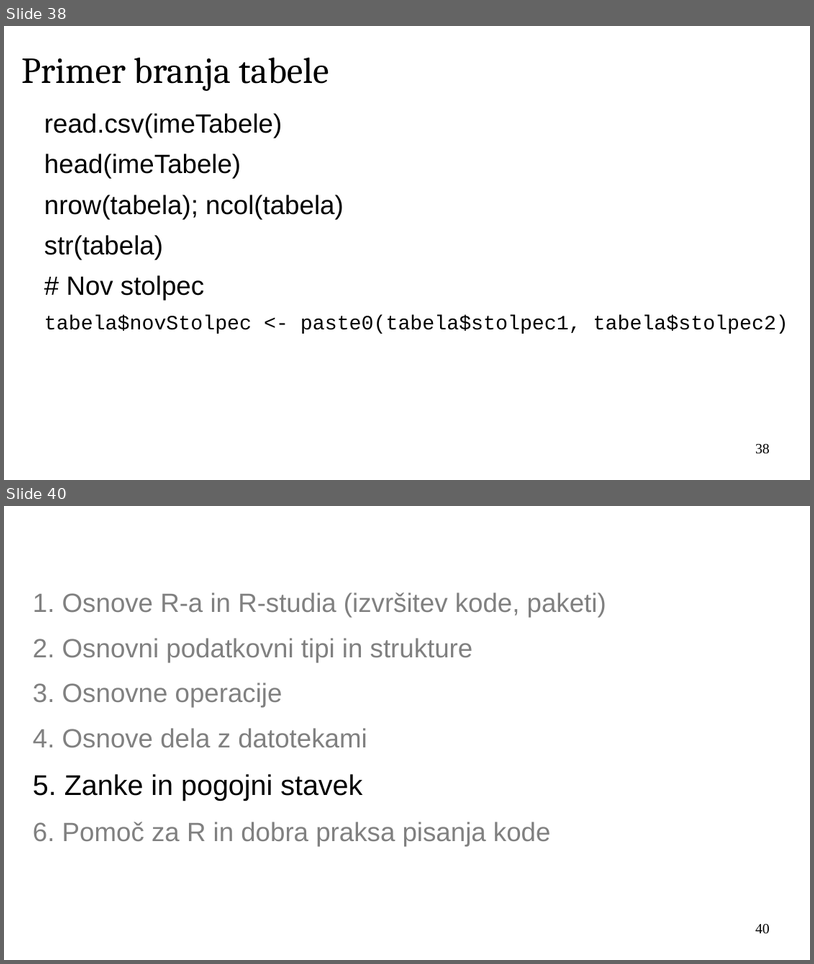
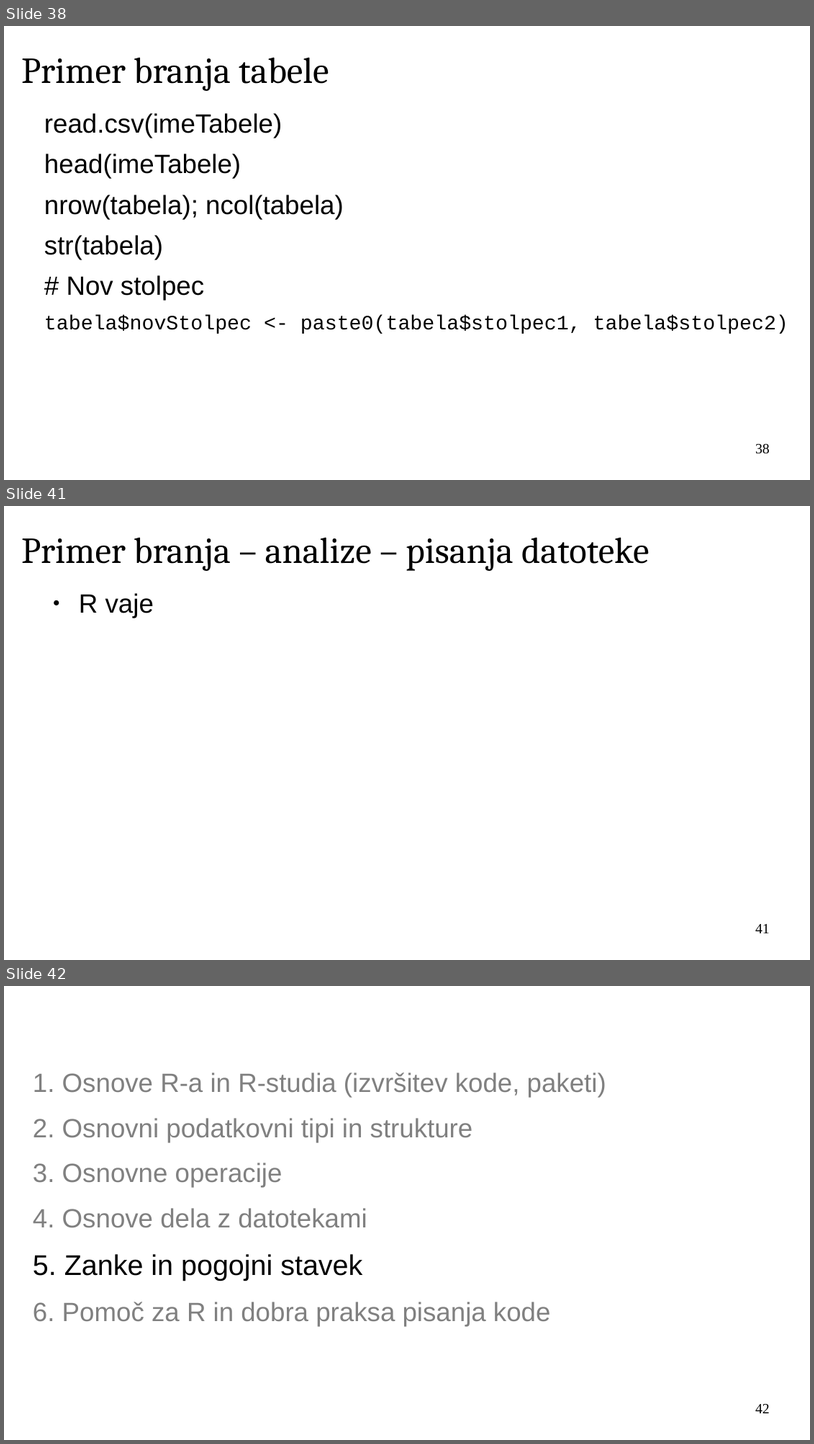
Before and after one commit to janaobsteter/R_tecaj, a slide deck: IT_Rtecaj.odp. Shown one above the other, each under a label of ours: slides 38 and 40 before the commit, slides 38, 41 and 42 after it; the slides between them are not shown. The pictures are 814x964 and 814x1444 pixels, drawn with LibreOffice and Linux fonts; fonts in the diff are those of the drawing; background and template pictures are left out. Boxes give left, top, right and bottom in pixels: in the first picture for what was removed or moved away, otherwise in the second. Text is boxed around its words. In the diff, an @@ line names an element or a change of style, - is before the commit and + after.

```diff
--- a/IT_Rtecaj.odp
+++ b/IT_Rtecaj.odp
@@ slide 41 added at [4,506,810,960], background #FFFFFF @@
@@ title added at [21,537,649,571], 36 pt, text #000000 @@
+Primer branja – analize – pisanja datoteke
@@ text added at [79,593,154,618], 26 pt, text #000000 @@
+● R vaje
@@ page number added at [756,924,770,933], 14 pt, text #000000 @@
+41
@@ what was slide 40 is now slide 42 @@
@@ page number at [756,1404,770,1413]: text changed @@
-40
+42
```
Also in this commit, not shown: 2 other slides added, 1 slide removed, 4 other files.
